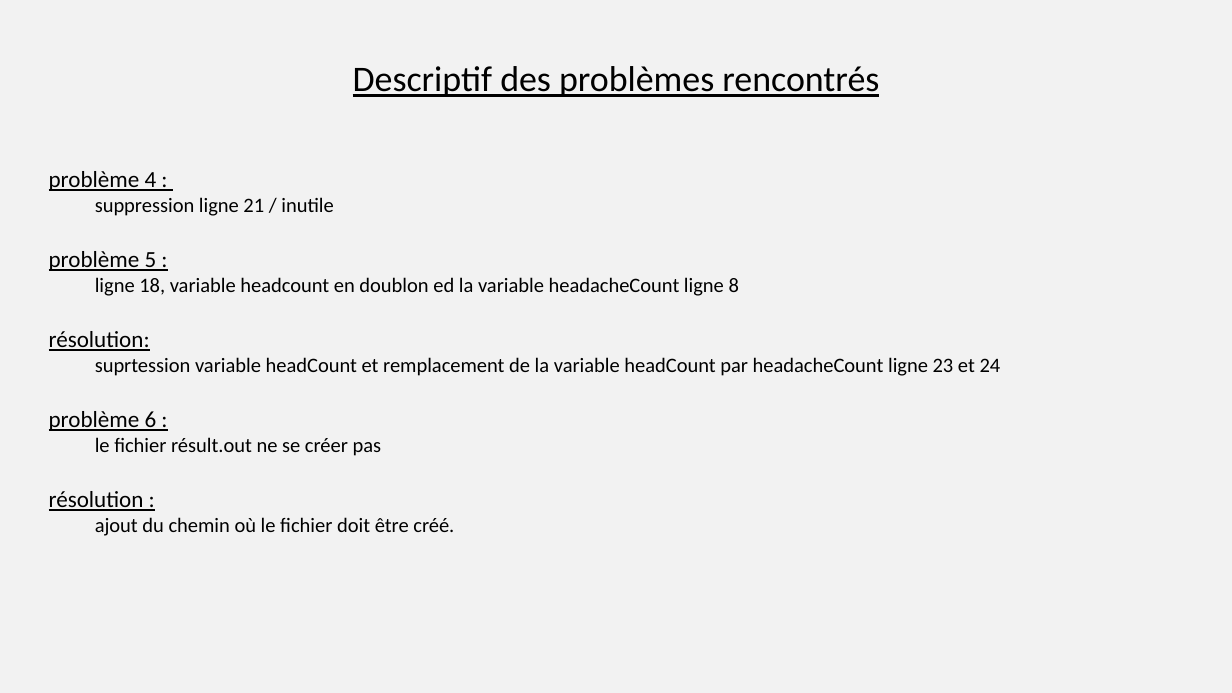
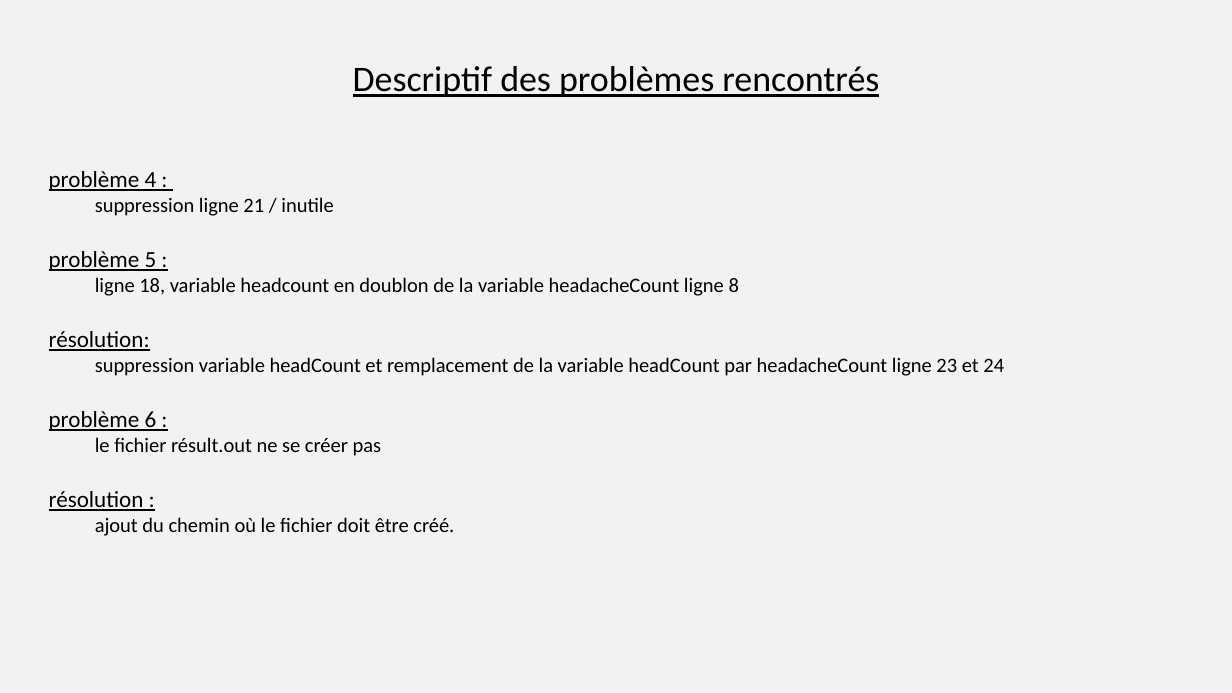
Before and after one commit to HellManon/FO_JAVA_P02, a slide deck: slide 4 of Présentation Projet 2.pptx. Drawn at 1232x693 pixels with LibreOffice and Linux fonts; fonts in the diff are those of the drawing. Boxes give left, top, right and bottom in pixels: in the first picture for what was removed or moved away, otherwise in the second. Text is boxed around its words. In the diff, an @@ line names an element or a change of style, - is before the commit and + after.

```diff
--- a/Présentation Projet 2.pptx
+++ b/Présentation Projet 2.pptx
@@ text at (95, 277, 739, 296): text changed @@
-  ligne 18, variable headcount en doublon ed la variable headacheCount ligne 8
+  ligne 18, variable headcount en doublon de la variable headacheCount ligne 8
@@ text at (95, 357, 1004, 376): text changed @@
-  suprtession variable headCount et remplacement de la variable headCount par headacheCount ligne 23 et 24
+  suppression variable headCount et remplacement de la variable headCount par headacheCount ligne 23 et 24
```
Also in this commit, not shown: 2 other slides changed.
